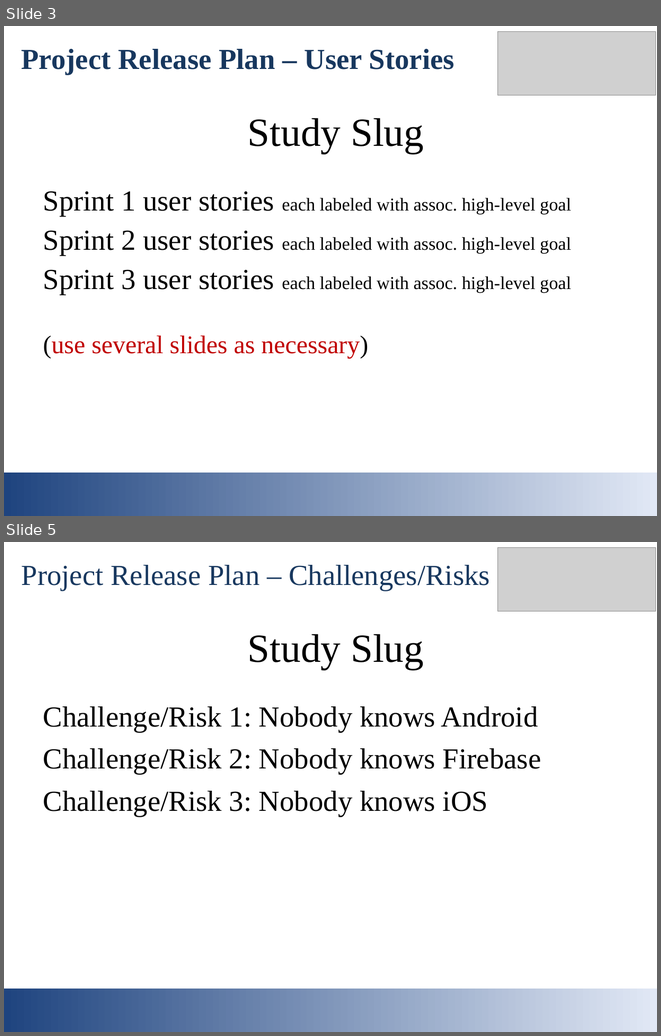
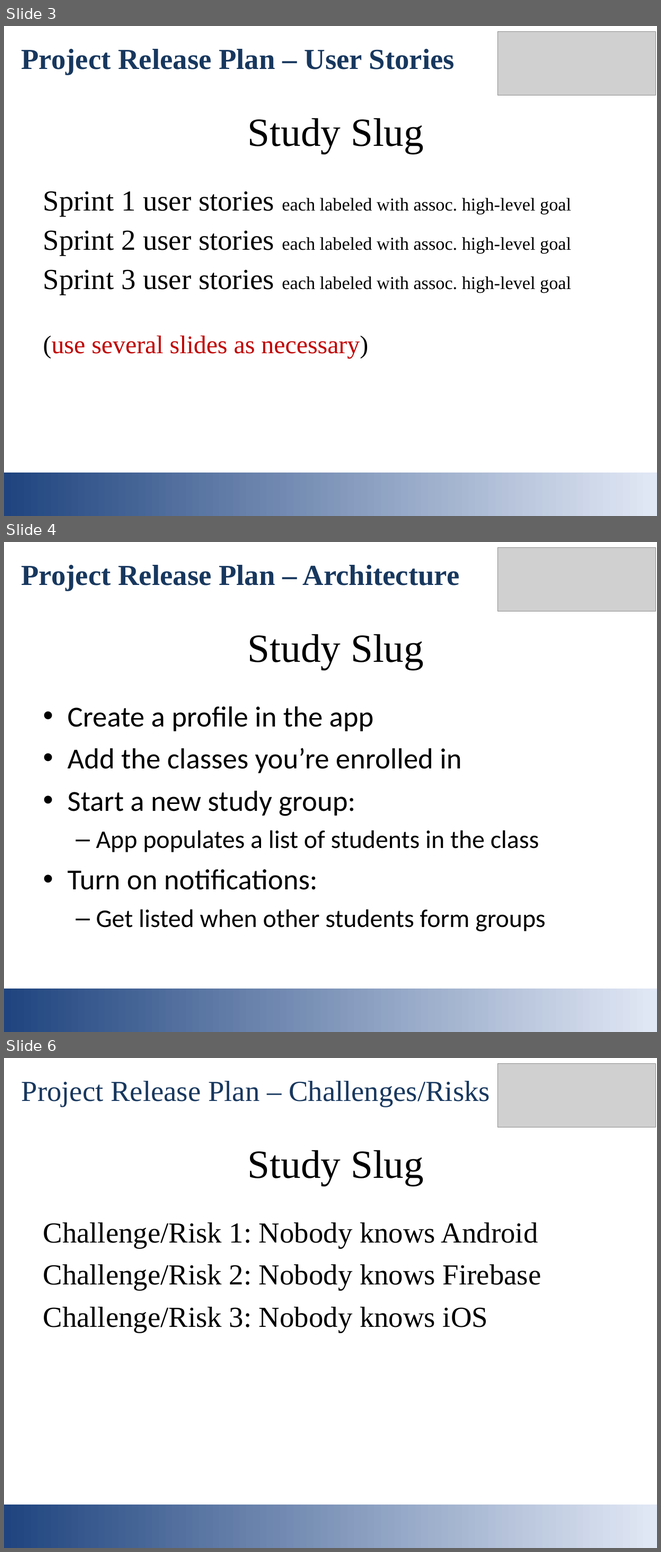
Before and after one commit to mmaall/StudySlug, a slide deck: documentation/studyslug_intro_slides.ppt. Shown one above the other, each under a label of ours: slides 3 and 5 before the commit, slides 3, 4 and 6 after it; the slides between them are not shown. The pictures are 661x1036 and 661x1552 pixels, drawn with LibreOffice and Linux fonts; fonts in the diff are those of the drawing; grey boxes stand for pictures. Boxes give left, top, right and bottom in pixels: in the first picture for what was removed or moved away, otherwise in the second. Text is boxed around its words. In the diff, an @@ line names an element or a change of style, - is before the commit and + after.

```diff
--- a/documentation/studyslug_intro_slides.ppt
+++ b/documentation/studyslug_intro_slides.ppt
@@ slide 4 added at (4, 542, 657, 1032), background #FFFFFF @@
@@ picture added at (497, 547, 656, 611) @@
@@ text added at (21, 565, 460, 590), 32 pt, text #17375E, bold @@
+Project Release Plan – Architecture
@@ title added at (248, 634, 424, 670), 44 pt, text #000000 @@
+Study Slug
@@ text added at (68, 706, 545, 932), 32 pt, text #000000 @@
+• Create a profile in the app
+• Add the classes you’re enrolled in
+• Start a new study group:
+  – App populates a list of students in the class
+• Turn on notifications:
+  – Get listed when other students form groups
@@ rectangle added at (4, 988, 657, 1032), fill gradient #1F447F to #E1E8F5 @@
@@ what was slide 5 is now slide 6 @@
```
Also in this commit, not shown: 3 slides changed, 2 other files.
